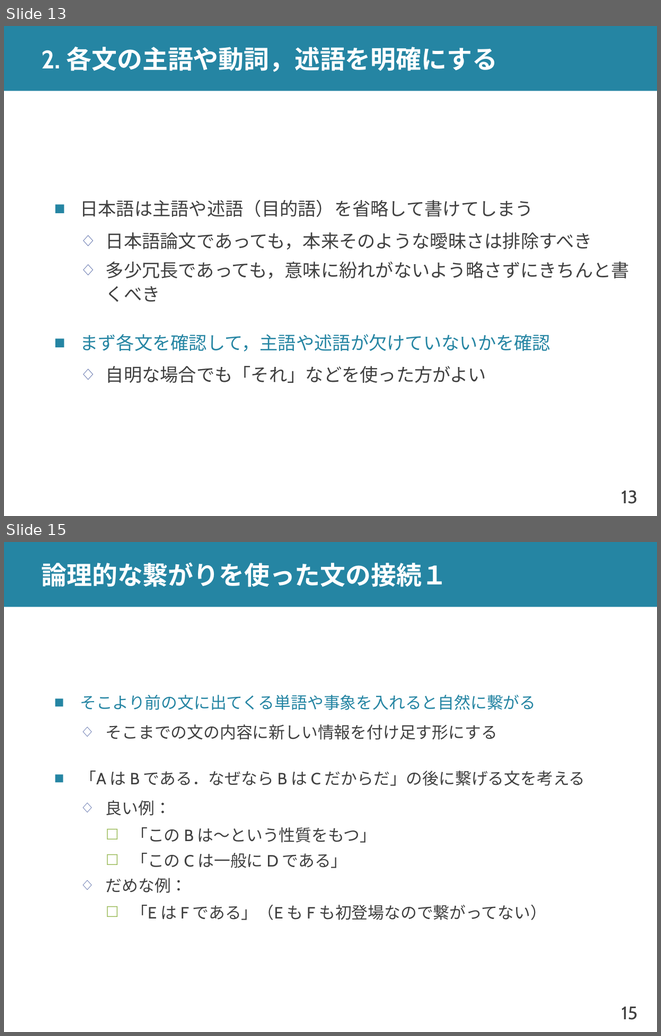
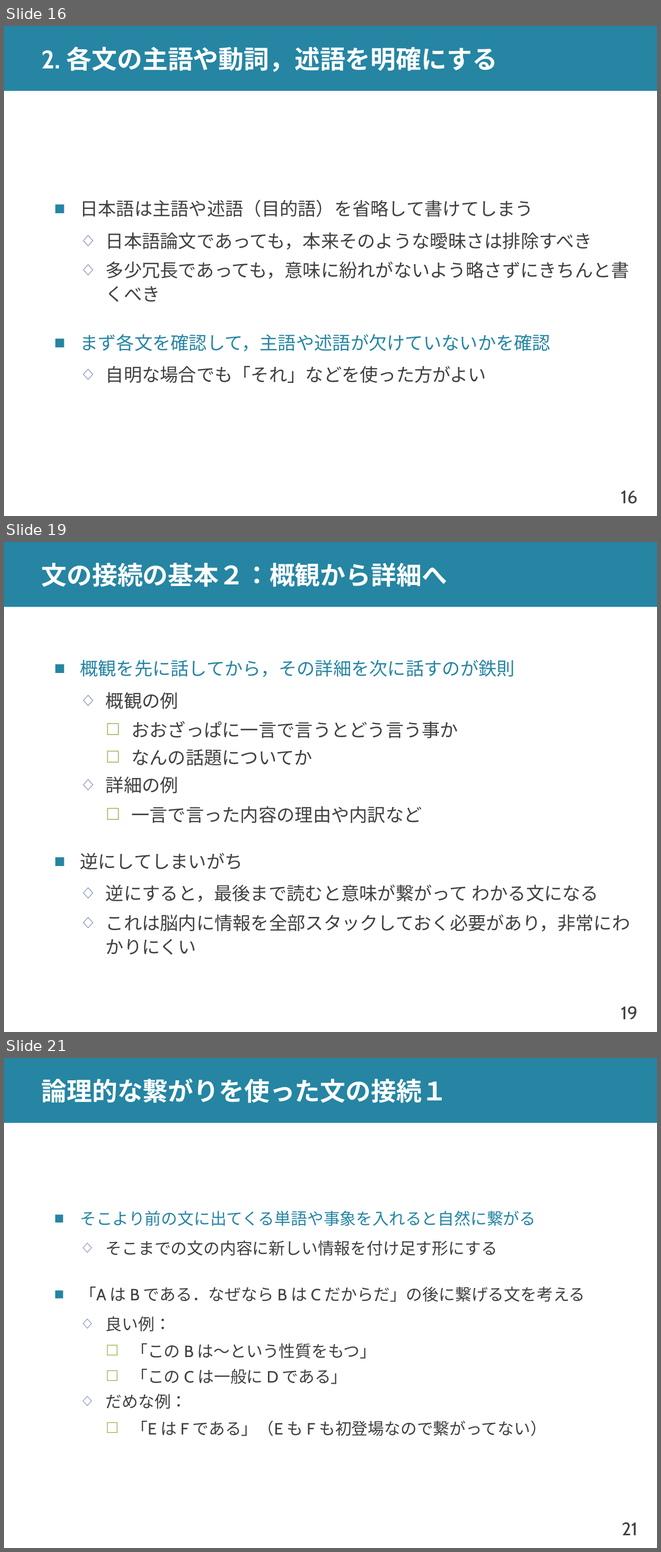
Before and after one commit to shioya-lab/how-to, a slide deck: writing.pptx. Shown one above the other, each under a label of ours: slides 13 and 15 before the commit, slides 16, 19 and 21 after it; the slides between them are not shown. The pictures are 661x1036 and 661x1552 pixels, drawn with LibreOffice and Linux fonts; fonts in the diff are those of the drawing. Boxes give left, top, right and bottom in pixels: in the first picture for what was removed or moved away, otherwise in the second. Text is boxed around its words. In the diff, an @@ line names an element or a change of style, - is before the commit and + after.

```diff
--- a/writing.pptx
+++ b/writing.pptx
@@ slide 19 added at <box>4,542,657,1032</box>, background #FFFFFF; not listed: 2 template elements that a slide beside it also shows @@
@@ title added at <box>42,563,448,587</box>, 28 pt, text #FFFFFF, bold @@
+文の接続の基本２：概観から詳細へ
@@ text added at <box>80,660,630,954</box>, 20 pt, text #404040 @@
+■ 概観を先に話してから，その詳細を次に話すのが鉄則
+  ◇ 概観の例
+    ☐ おおざっぱに一言で言うとどう言う事か
+    ☐ なんの話題についてか
+  ◇ 詳細の例
+    ☐ 一言で言った内容の理由や内訳など
+■ 逆にしてしまいがち
+  ◇ 逆にすると，最後まで読むと意味が繋がって わかる文になる
+  ◇ これは脳内に情報を全部スタックしておく必要があり，非常にわかりにくい
@@ what was slide 13 is now slide 16 @@
@@ page number at <box>621,490,638,504</box>: text changed @@
-13
+16
@@ what was slide 15 is now slide 21 @@
@@ page number at <box>621,1522,637,1535</box>: text changed @@
-15
+21
```
Also in this commit, not shown: 5 slides changed, 5 other slides added.
